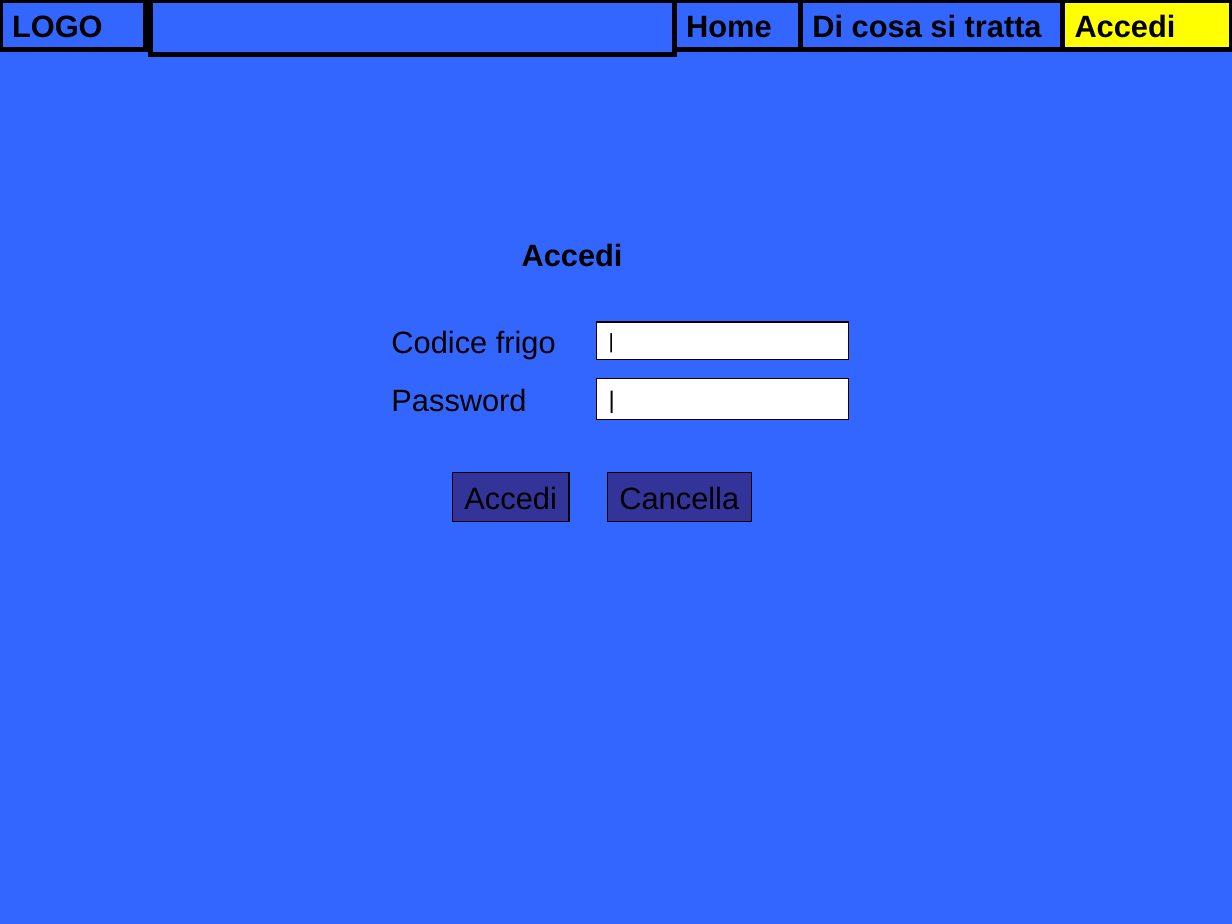
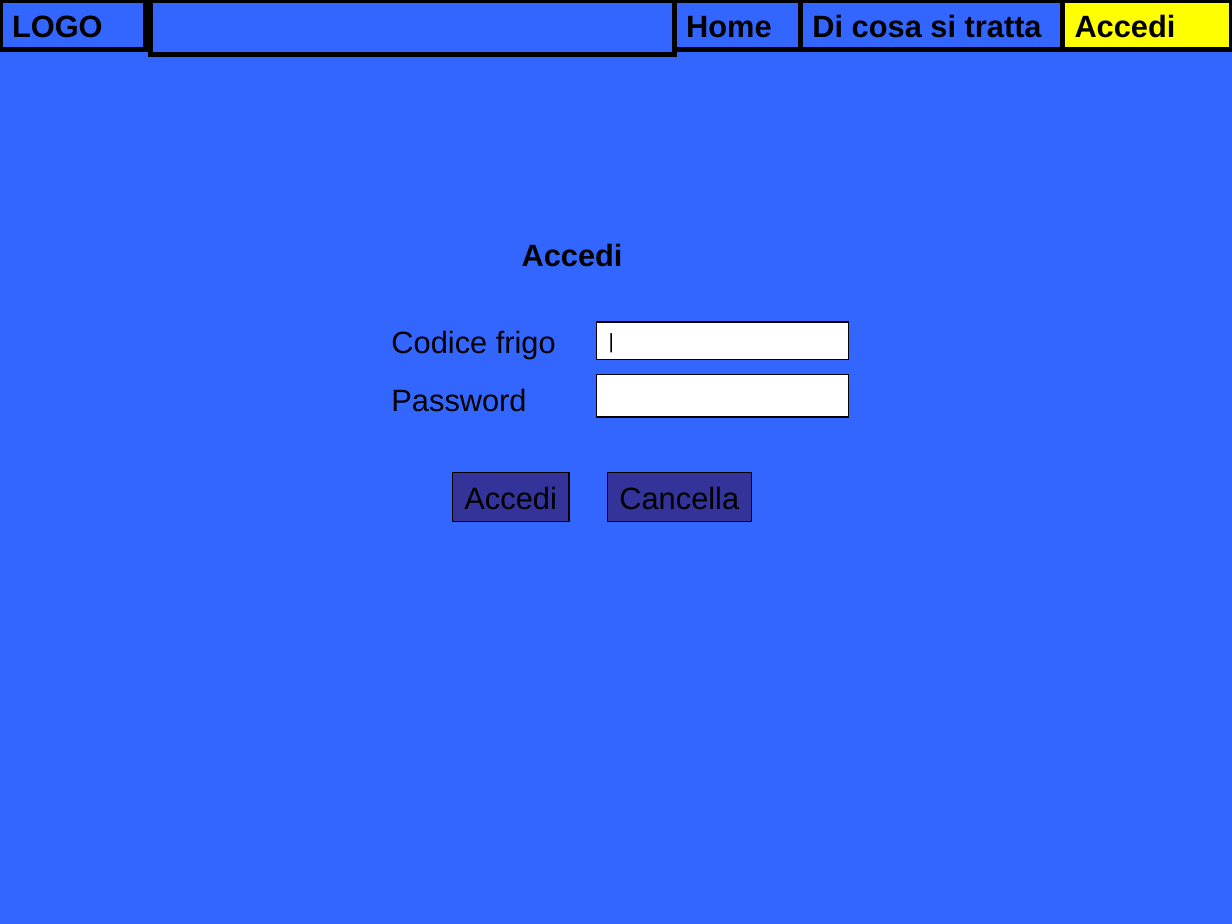
Before and after one commit to GiulioGB/ProgettoMaturita_FrigoAutomatico, a slide deck: slide 3 of Implementazione/Presentazione1.ppt (slide 5 before the commit). Drawn at 1232x924 pixels with LibreOffice and Linux fonts; fonts in the diff are those of the drawing. Boxes give left, top, right and bottom in pixels: in the first picture for what was removed or moved away, otherwise in the second. Text is boxed around its words. In the diff, an @@ line names an element or a change of style, - is before the commit and + after.

```diff
--- a/Implementazione/Presentazione1.ppt
+++ b/Implementazione/Presentazione1.ppt
@@ text in rectangle at bbox=[596, 375, 849, 416]: text removed @@
-|
@@ rectangle: place and size @@
-rectangle at bbox=[596, 378, 849, 420]
+rectangle at bbox=[596, 375, 849, 416]
```
Also in this commit, not shown: 2 other slides changed, 3 slides added, 1 slide removed.
